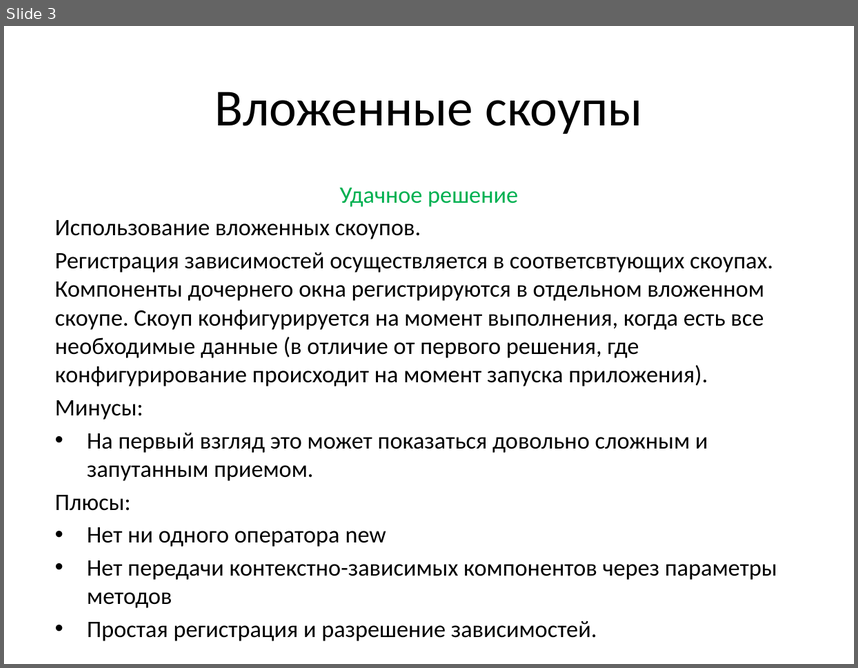
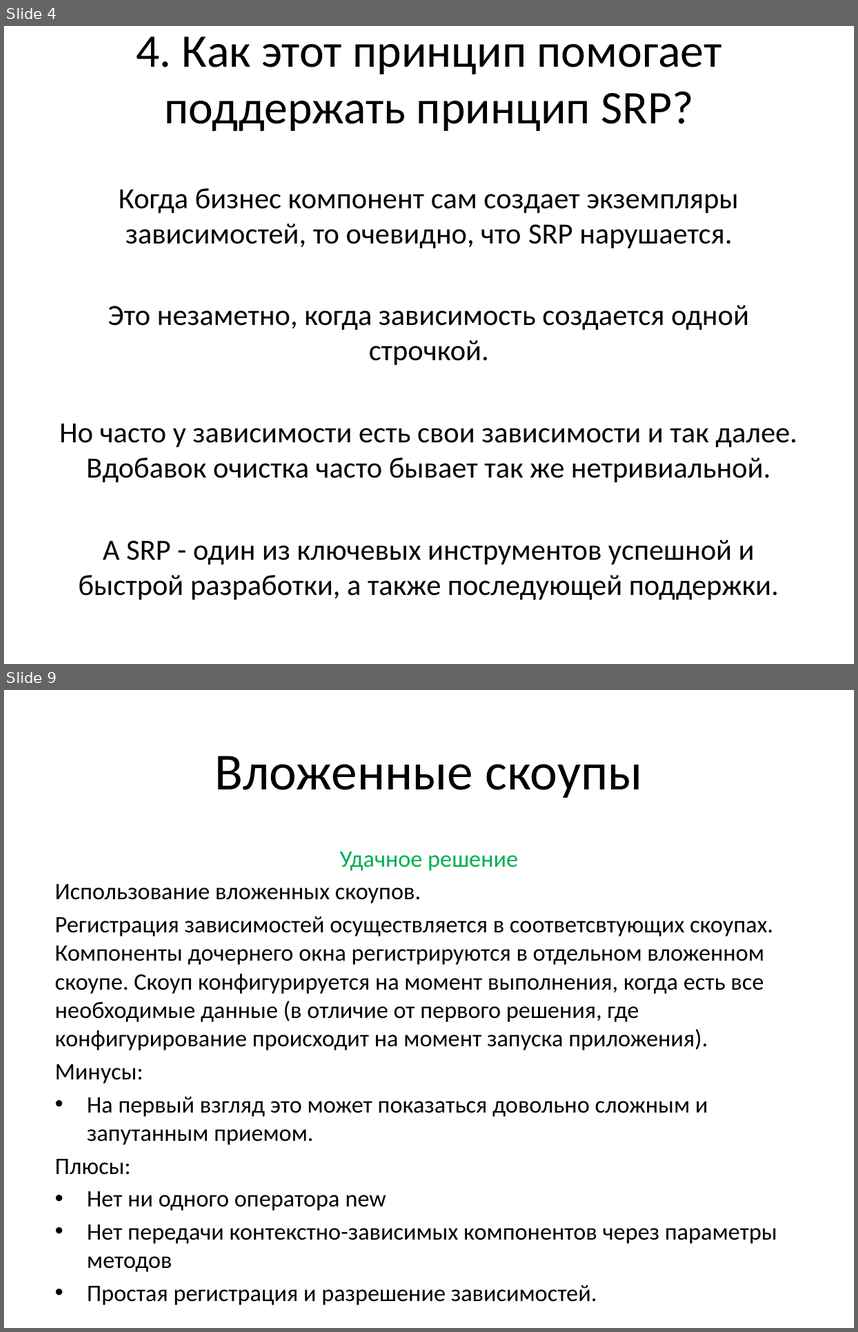
Before and after one commit to efimilya/AutofacPresentation, a slide deck: Slides.pptx. Shown one above the other, each under a label of ours: slide 3 before the commit, slides 4 and 9 after it; the slides between them are not shown. The pictures are 858x668 and 858x1332 pixels, drawn with LibreOffice and Linux fonts; fonts in the diff are those of the drawing. Boxes give left, top, right and bottom in pixels: in the first picture for what was removed or moved away, otherwise in the second. Text is boxed around its words. In the diff, an @@ line names an element or a change of style, - is before the commit and + after.

```diff
--- a/Slides.pptx
+++ b/Slides.pptx
@@ slide 4 added at <box>4,26,854,664</box>, background #FFFFFF @@
@@ title added at <box>136,36,722,131</box>, 39.6 pt, text #000000 @@
+4. Как этот принцип помогает поддержать принцип SRP?
@@ text added at <box>59,188,797,599</box>, 24.8 pt, text #000000 @@
+Когда бизнес компонент сам создает экземпляры зависимостей, то очевидно, что SRP нарушается.
+Это незаметно, когда зависимость создается одной строчкой.
+Но часто у зависимости есть свои зависимости и так далее. Вдобавок очистка часто бывает так же нетривиальной.
+А SRP - один из ключевых инструментов успешной и быстрой разработки, а также последующей поддержки.
@@ what was slide 3 is now slide 9 @@
```
Also in this commit, not shown: 2 slides changed, 5 other slides added, 2 other files.
